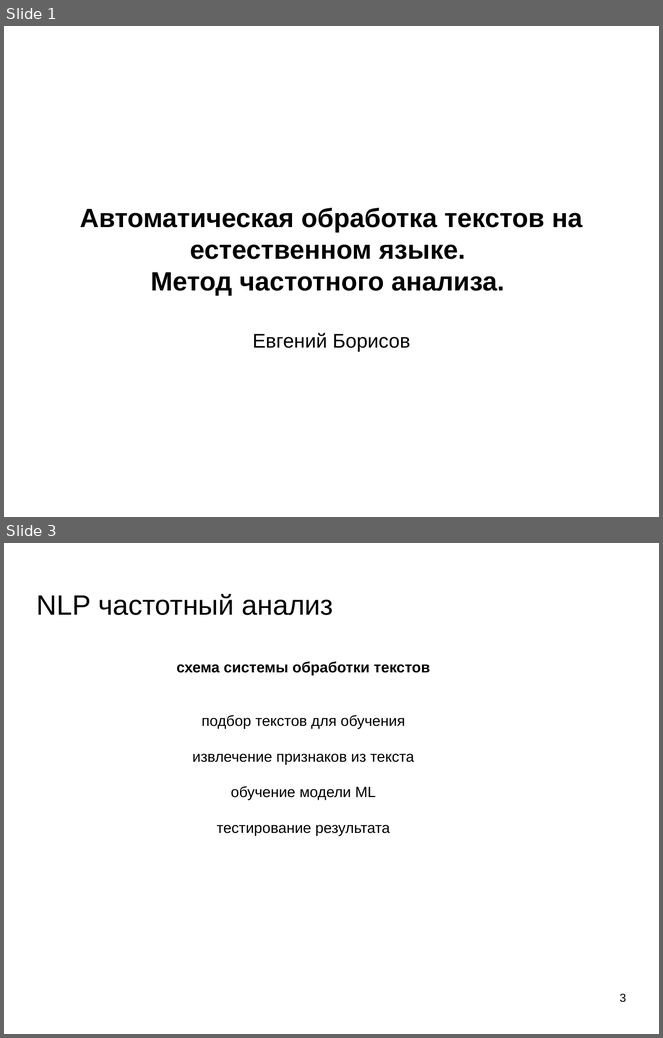
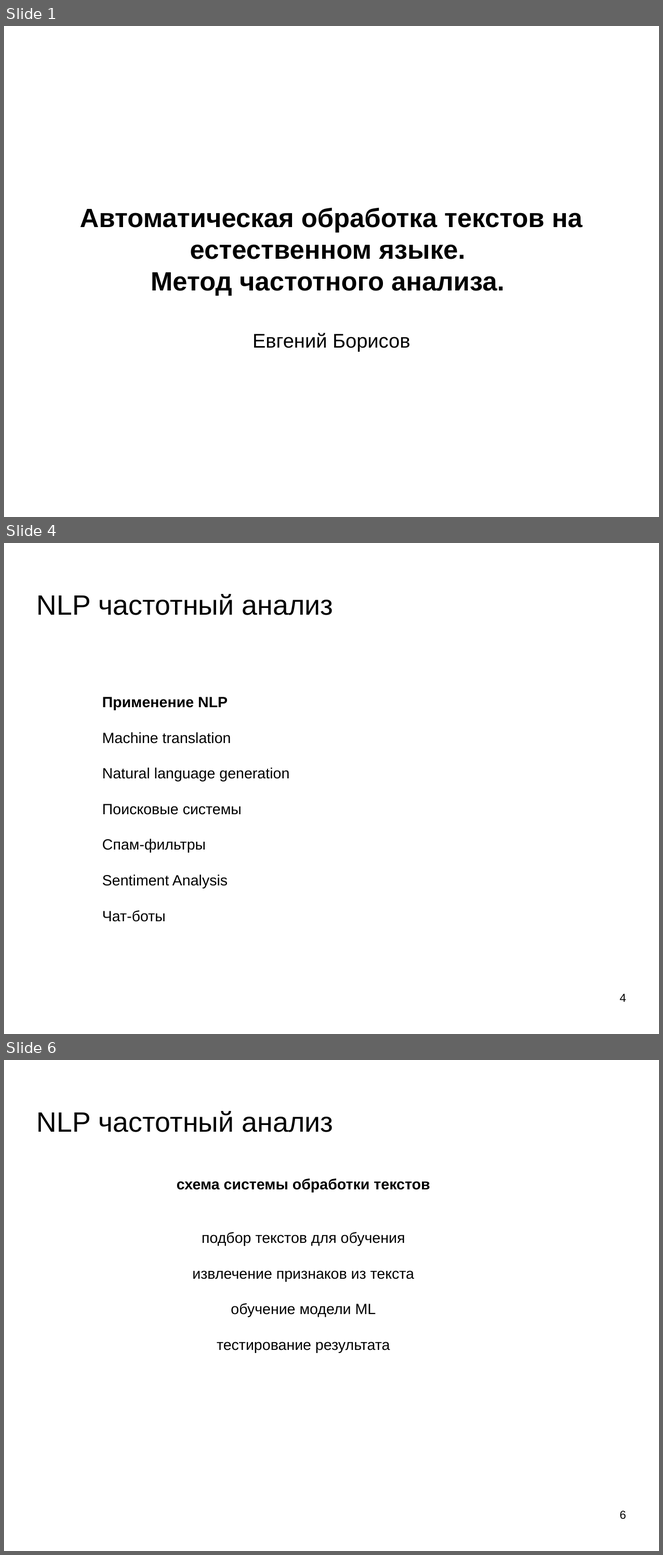
Before and after one commit to mechanoid5/ml_lectorium_legacy, a slide deck: 25-text-tfidf.odp. Shown one above the other, each under a label of ours: slides 1 and 3 before the commit, slides 1, 4 and 6 after it; the slides between them are not shown. The pictures are 663x1038 and 663x1555 pixels, drawn with LibreOffice and Linux fonts; fonts in the diff are those of the drawing; background and template pictures are left out. Boxes give left, top, right and bottom in pixels: in the first picture for what was removed or moved away, otherwise in the second. Text is boxed around its words. In the diff, an @@ line names an element or a change of style, - is before the commit and + after.

```diff
--- a/25-text-tfidf.odp
+++ b/25-text-tfidf.odp
@@ slide 4 added at bbox=[4, 543, 659, 1034], background picture (left out) @@
@@ title added at bbox=[37, 594, 333, 615], 33.9 pt, text #000000 @@
+NLP частотный анализ
@@ text added at bbox=[102, 697, 289, 922], 18 pt, text #000000 @@
+Применение NLP
+Machine translation
+Natural language generation
+Поисковые системы
+Спам-фильтры
+Sentiment Analysis
+Чат-боты
@@ page number added at bbox=[620, 994, 626, 1002], 14 pt, text #000000 @@
+4
@@ what was slide 3 is now slide 6 @@
@@ page number at bbox=[620, 1511, 626, 1520]: text changed @@
-3
+6
```
Also in this commit, not shown: 4 slides changed, 6 other slides added, 1 slide removed, 1 other file.
